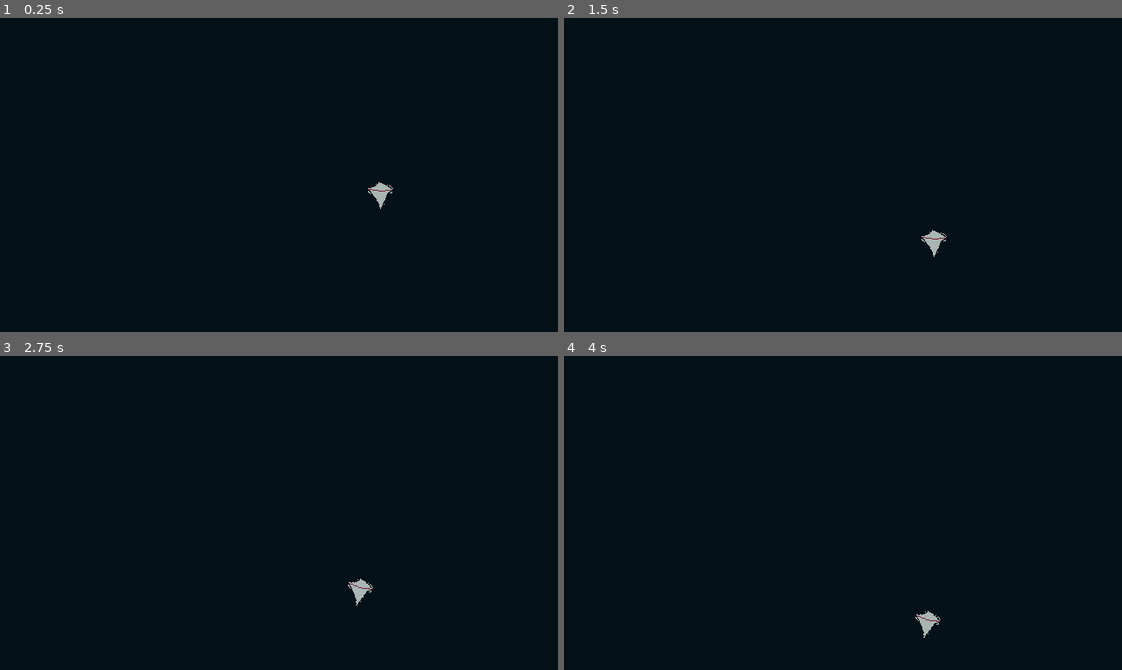
Above: before the commit, frames 1-4 (two rows, left to right).
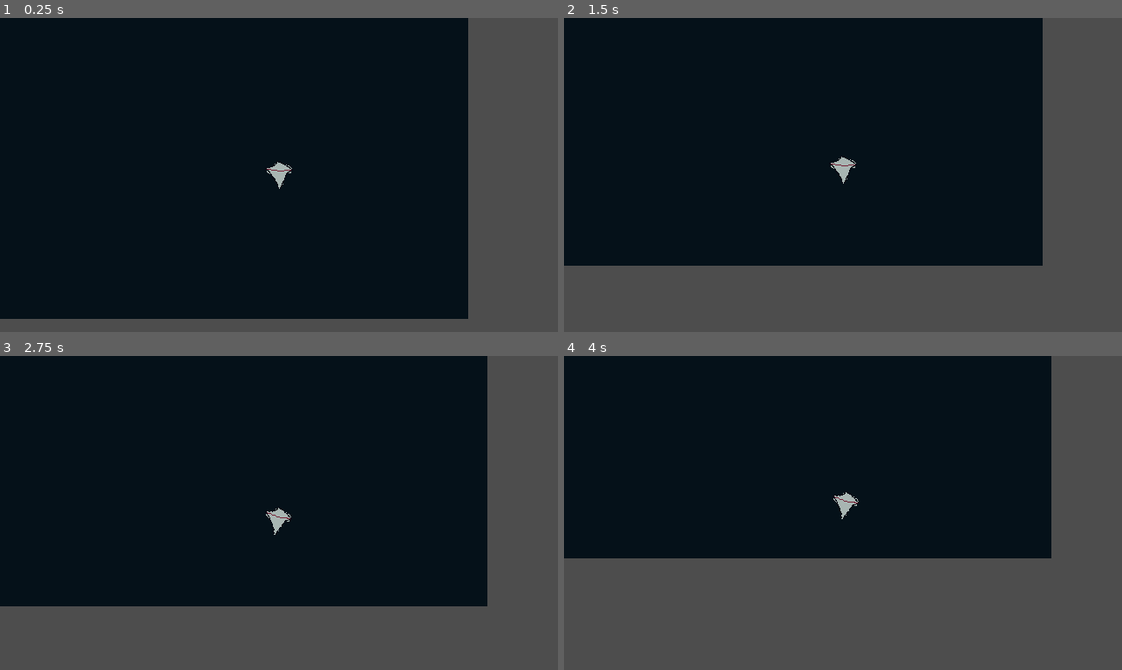
Above: after the commit, the same moments.

Repository: oe555/project-eat-humans
Game: Godot game, scene res://Scenes/main_scene.tscn
Two runs of this game, one before a commit and one after it. Both use one fixed random seed, a clock stepped at 60 frames per second and the inputs below.
Inputs:
- Up to frame 1 (0.25 s): no input
- Up to frame 2 (1.5 s): tap Enter at 0.5 s; hold W (accelerate) 0.53-1.28 s; tap D (rotate_clockwise) at 0.6 s; hold S (reverse) from 1.28 s (still down); tap A (rotate_counterclockwise) at 1.35 s
- Up to frame 3 (2.75 s): release S (reverse) at 2.03 s; hold W (accelerate) from 2.03 s (still down); tap D (rotate_clockwise) at 2.1 s
- Up to frame 4 (4 s): tap A (rotate_counterclockwise) at 2.85 s; release W (accelerate) at 3.53 s; hold S (reverse) from 3.53 s (still down); tap D (rotate_clockwise) at 3.6 s

The runs differ from the first frame. In frame 1, 20% of the frame differs, in the area x 0-100%, y 0-100%; in frame 2, 33%; in frame 3, 31%; in frame 4, 44%.

Commit message:
add player camera with position smoothing

Diff:
--- a/Scenes/player.tscn
+++ b/Scenes/player.tscn
@@ -14,3 +14,6 @@
 
 [node name="Sprite2D" type="Sprite2D" parent="." unique_id=1762180537]
 texture = ExtResource("1_v0iea")
+
+[node name="PlayerCamera" type="Camera2D" parent="." unique_id=1042666587]
+position_smoothing_enabled = true
